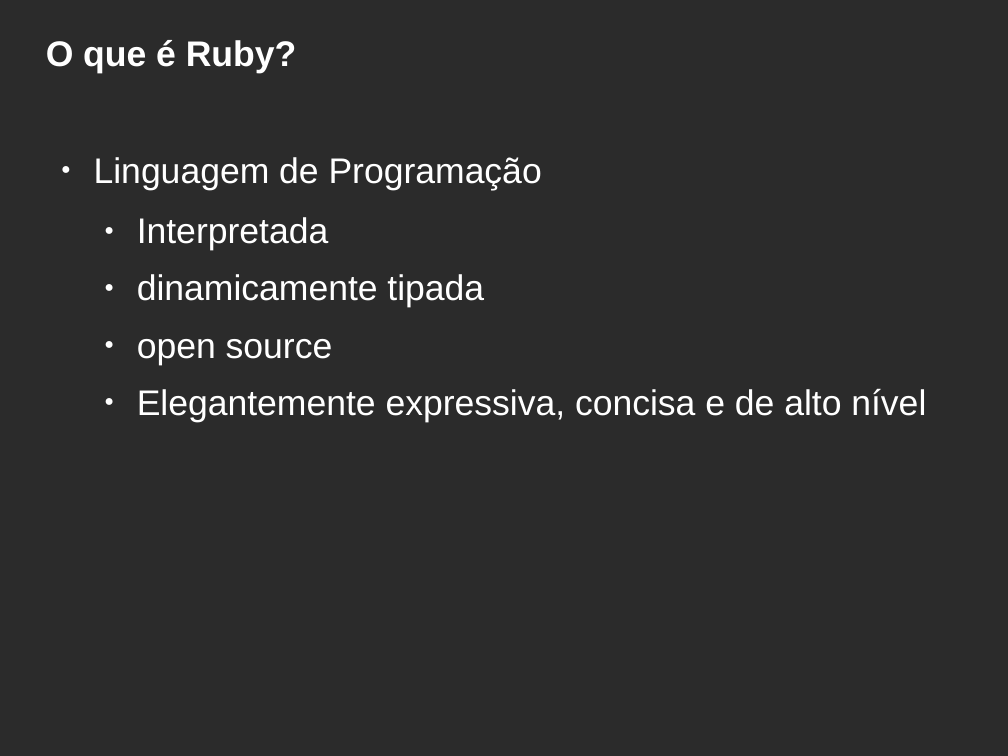
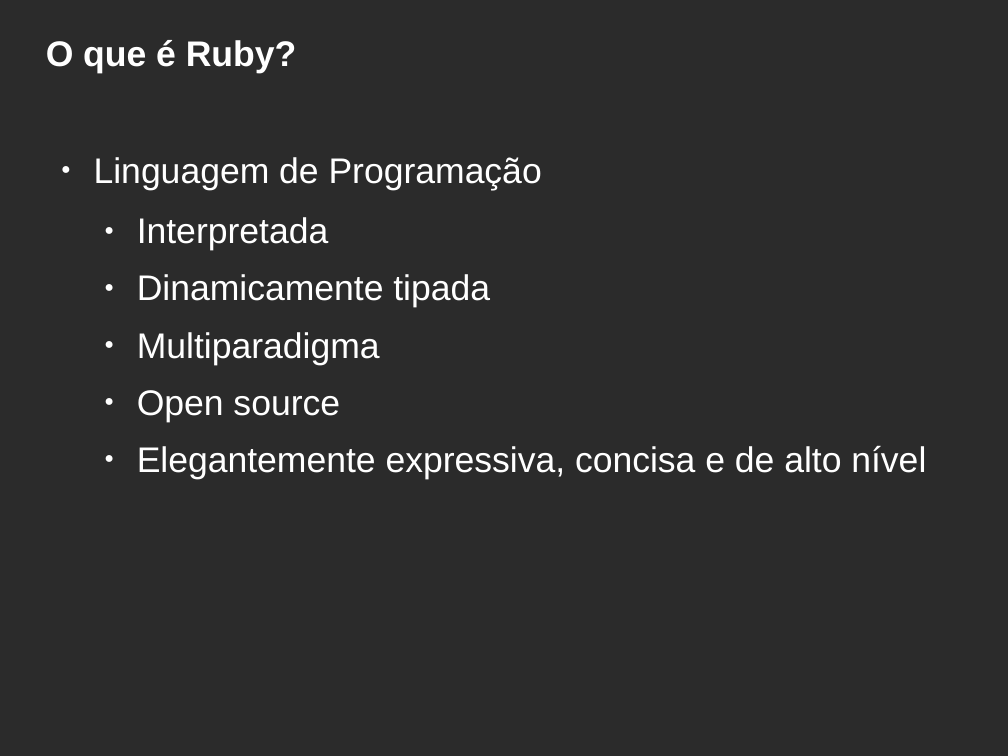
Before and after one commit to hbobenicio/ruby-examples, a slide deck: slide 3 of apresentacao-ruby.odp. Drawn at 1008x756 pixels with LibreOffice and Linux fonts; fonts in the diff are those of the drawing; background and template pictures are left out; a plain dark background stands for a picture behind light text. Boxes give left, top, right and bottom in pixels: in the first picture for what was removed or moved away, otherwise in the second. Text is boxed around its words. In the diff, an @@ line names an element or a change of style, - is before the commit and + after.

```diff
--- a/apresentacao-ruby.odp
+++ b/apresentacao-ruby.odp
@@ text at <box>137,274,490,422</box>: text changed @@
-  ● dinamicamente tipada
-  ● open source
+  ● Dinamicamente tipada
+  ● Multiparadigma
+  ● Open source
```
Also in this commit, not shown: 8 other slides changed, 2 slides added, 3 other files.
